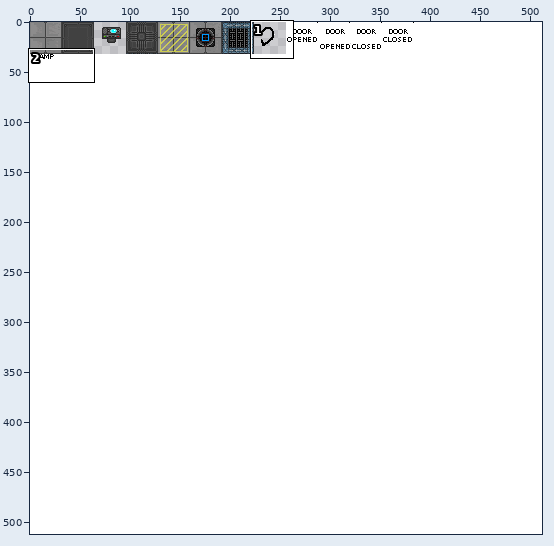
Sprite sheet, stored at SpaceIsNear/src/res/sprites.png. Above: a wide view before the commit, with the close-up outlined.
Close-up. Before the edit:
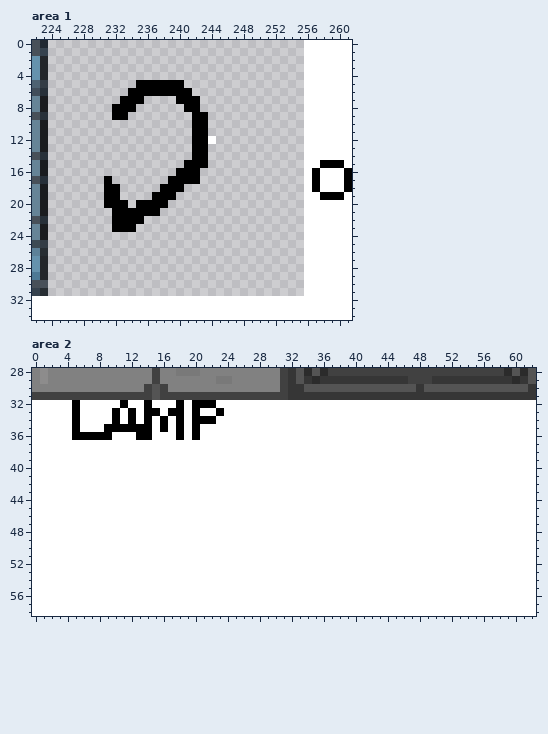
The file is 512x512 pixels. Colours within 5 levels of each other are drawn and written as one. Shown: area 1: x 222..261, y 0..34; area 2: x 0..62, y 28..58. The commit also changed other parts of the picture, which this record leaves out.
After:
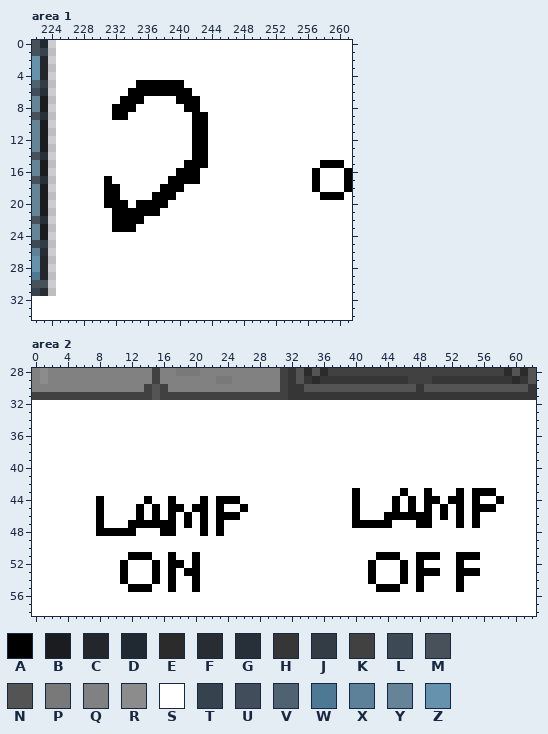
Palette (. is transparent): A #000000  B #1a1c1f  C #23262a  D #202831  E #2b2b2b  F #272d32  G #273039  H #363636  J #333c45  K #414141  L #3d4a53  M #485059  N #545454  P #797979  Q #818181  R #8d8c8c  S #ffffff  T #36424e  U #414d5a  V #4e6272  W #4d7995  X #5d8198  Y #668497  Z #6592ad
Difference:
Area 1:
The author put colour S in rows 0 to 4 at x 225 to 255; in row 5 at x 225 to 234 and 241 to 255; in row 6 at x 225 to 233 and 242 to 255; in row 7 at x 225 to 232, 236 to 239 and 243 to 255; in row 8 at x 225 to 231, 235 to 240 and 243 to 255; in row 9 at x 225 to 231, 234 to 241 and 244 to 255.
The author put colour S in rows 10 to 11 at x 225 to 241 and 244 to 255; in row 12 at x 225 to 241 and 245 to 255; in rows 13 to 14 at x 225 to 241 and 244 to 255; in row 15 at x 225 to 240 and 244 to 255; in row 16 at x 225 to 239 and 243 to 255; in row 17 at x 225 to 230, 232 to 238 and 243 to 255.
The author put colour S in row 18 at x 225 to 230, 233 to 237 and 241 to 255; in row 19 at x 225 to 230, 233 to 236 and 240 to 255; in row 20 at x 225 to 230, 234 and 239 to 255; in row 21 at x 225 to 231 and 238 to 255; in row 22 at x 225 to 231 and 236 to 255; in row 23 at x 225 to 231 and 235 to 255.
The author put colour S in rows 24 to 31 at x 225 to 255.
Area 2:
Colour S becomes colour A in row 43 at x 40, 46, 49, 53 and 55 to 57; in row 44 at x 8, 14, 17, 21, 23 to 25, 40, 45, 47, 49 to 50, 52 to 53, 55 and 58; in row 45 at x 8, 13, 15, 17 to 18, 20 to 21, 23, 26, 40, 45, 47, 49, 51, 53 and 55 to 57; in row 46 at x 8, 13, 15, 17, 19, 21, 23 to 25, 40, 44 to 49, 51, 53 and 55; in row 47 at x 8, 12 to 17, 19, 21, 23, 40 to 44, 48 to 49, 53 and 55; in row 48 at x 8 to 12, 16 to 17, 21 and 23.
Colour S becomes colour A in row 51 at x 12 to 14, 17, 20, 43 to 45, 48 to 50 and 53 to 55; in row 52 at x 11, 15, 17 to 18, 20, 42, 46, 48 and 53; in row 53 at x 11, 15, 17, 19 to 20, 42, 46, 48 to 50 and 53 to 55; in row 54 at x 11, 15, 17, 20, 42, 46, 48 and 53; in row 55 at x 12 to 14, 17, 20, 43 to 45, 48 and 53.
Colour A becomes colour S in row 32 at x 5, 11, 14, 18 and 20 to 22; in row 33 at x 5, 10, 12, 14 to 15, 17 to 18, 20 and 23; in row 34 at x 5, 10, 12, 14, 16, 18 and 20 to 22; in row 35 at x 5, 9 to 14, 16, 18 and 20; in row 36 at x 5 to 9, 13 to 14, 18 and 20.
